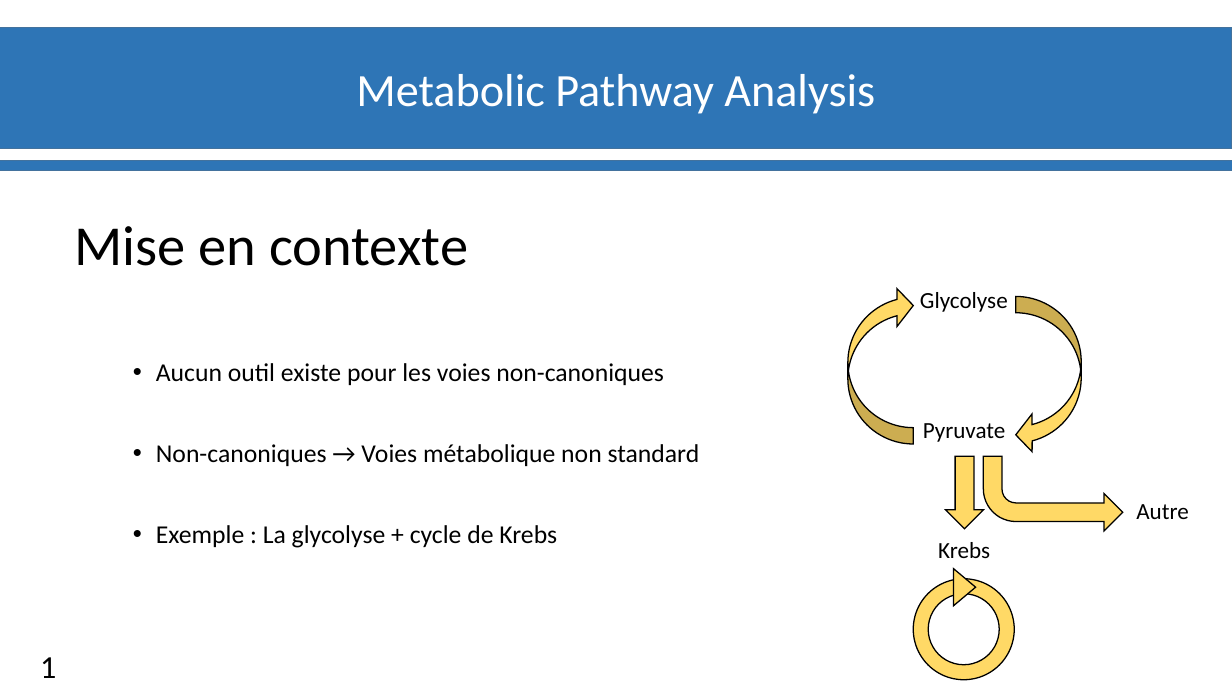
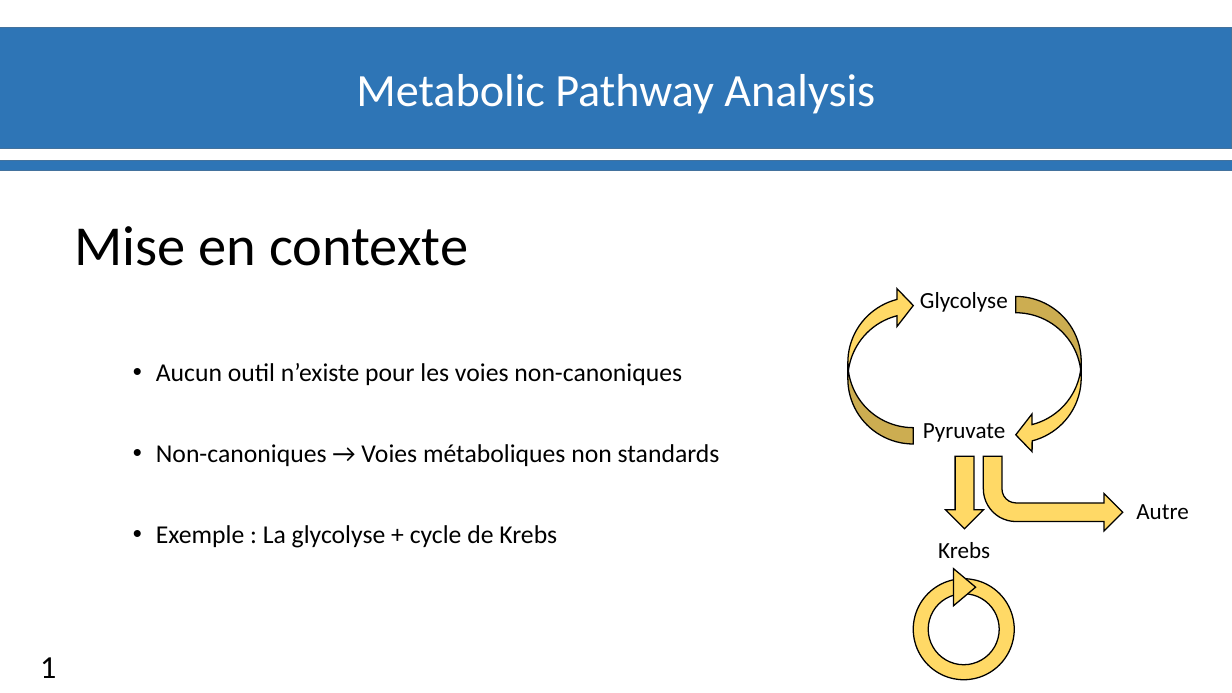
Before and after one commit to materrien/Projet-INSERM, a slide deck: slide 2 of Diapos_Suivit_projet.pptx. Drawn at 1232x693 pixels with LibreOffice and Linux fonts; fonts in the diff are those of the drawing; background and template pictures are left out. Boxes give left, top, right and bottom in pixels: in the first picture for what was removed or moved away, otherwise in the second. Text is boxed around its words. In the diff, an @@ line names an element or a change of style, - is before the commit and + after.

```diff
--- a/Diapos_Suivit_projet.pptx
+++ b/Diapos_Suivit_projet.pptx
@@ text at (156,363,720,466): text changed @@
-• Aucun outil existe pour les voies non-canoniques
-• Non-canoniques → Voies métabolique non standard
+• Aucun outil n’existe pour les voies non-canoniques
+• Non-canoniques → Voies métaboliques non standards
```
Also in this commit, not shown: 7 other slides changed.
